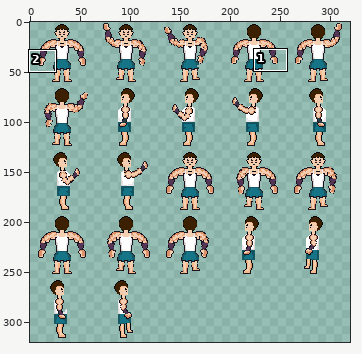
One commit to this sprite sheet: source/core/assets/images/Enemies/gym_bro_sprite_sheet.png. Above: a wide view before the commit, with the close-up outlined.
Close-up. Before the edit:
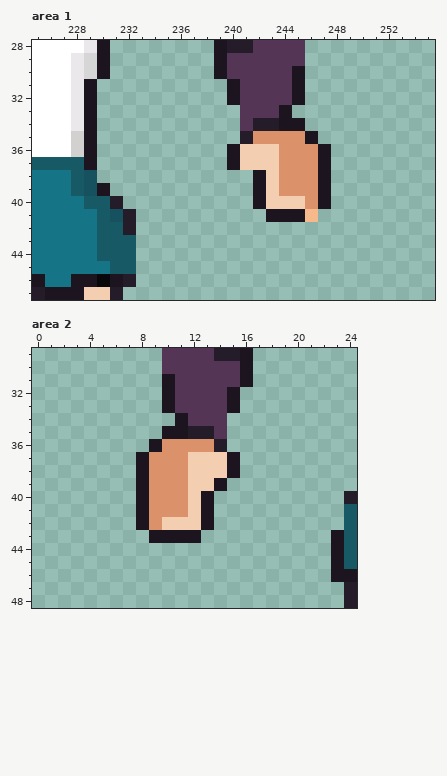
The file is 320x320 pixels. Colours within 5 levels of each other are drawn and written as one. Shown: area 1: x 225..255, y 28..47; area 2: x 0..24, y 29..48. The commit also changed other parts of the picture, which this record leaves out.
After the commit:
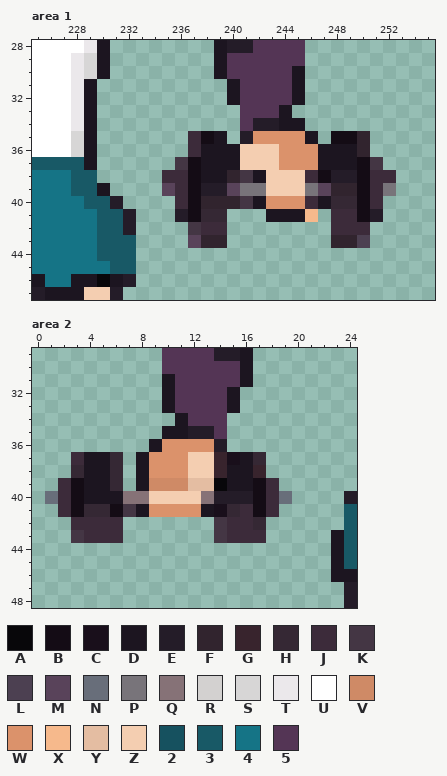
Palette (. is transparent): A #08070a  B #140c15  C #190f1b  D #1c1520  E #241c28  F #31242e  G #38242d  H #352834  J #3c2b3a  K #443644  L #4c4051  M #59435a  N #686e7a  P #78747a  Q #867277  R #d3d1d0  S #d7d6d6  T #ebe8eb  U #ffffff  V #cf8a66  W #db926b  X #f6b98c  Y #e4bda2  Z #f4ceb1  2 #16515f  3 #185966  4 #157486  5 #543555
Changes in this commit:
Changed rows in their new state; - is an unchanged pixel.
Area 1:
first column x 228:
35 S--------JBD--------BBF--
36 S--------JDD--------DDF--
37 --------KBDD--------DDBK-
38 -3-----JJBDDFK--ZZJBEEBJJ
39 -3-----MJBEEMPP-ZZPMFFBJP
40 --------JBFFFK-WWWJ-HHBJ-
41 ---3----EBHH--------JJBE-
42 ---------KJJ--------JJJ--
43 ---------MFF--------FFL--
Area 2:
first column x 1:
37 --JDDH-------GCDH--
38 --HDDH-------G-DG--
39 -JBDDH--VVVYYADDBJ-
40 NJBDDDQQZZZ-QEEEBJN
41 -JBHHBK----W-CHJBJ-
42 --JJJJ-......KJJH--
43 --KJJJ--....-KJJJ--
Where, in picture pixels (left, top, right, bottom), the same in both close-ups:
changed: (71, 131, 396, 248)
changed: (45, 452, 292, 543)
